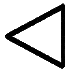
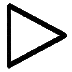
Before/after of a 72px x 72px layered artwork. What changed in the layer stack:
painted on "Paint Layer 1" over (5, 3, 67, 70)
